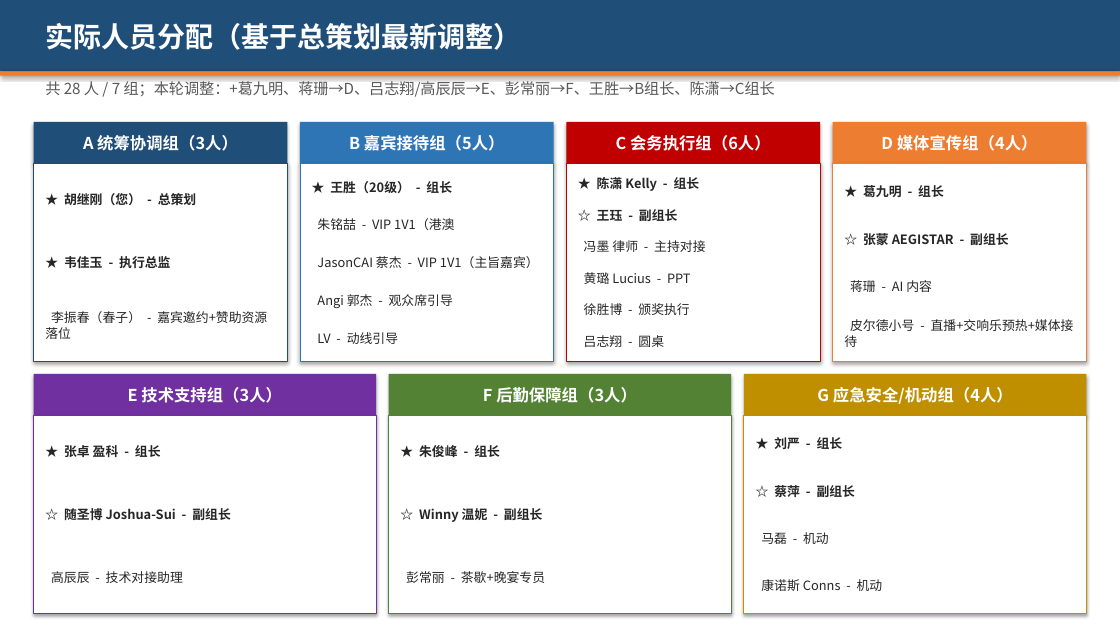
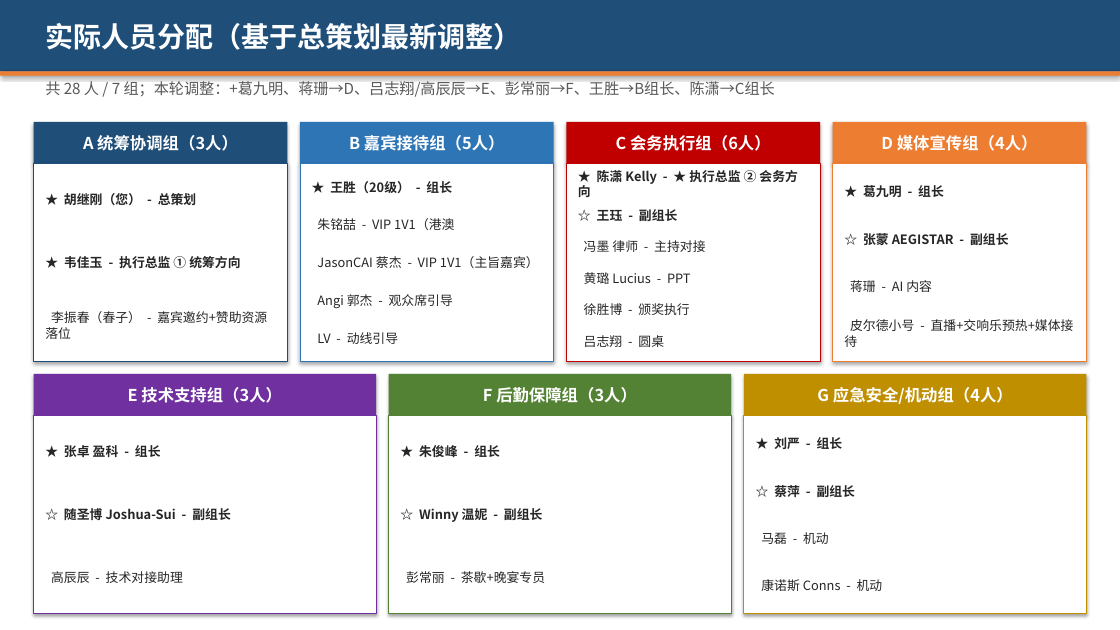
Before and after one commit to hujigang2010-maker/AIDEN, a slide deck: slide 13 of 2026峰会_志愿者分工方案.pptx. Drawn at 1120x630 pixels with LibreOffice and Linux fonts; fonts in the diff are those of the drawing. Boxes give left, top, right and bottom in pixels: in the first picture for what was removed or moved away, otherwise in the second. Text is boxed around its words. In the diff, an @@ line names an element or a change of style, - is before the commit and + after.

```diff
--- a/2026峰会_志愿者分工方案.pptx
+++ b/2026峰会_志愿者分工方案.pptx
@@ text at [578,170,798,197]: text changed @@
-★ 陈潇 Kelly - 组长
+★ 陈潇 Kelly - ★ 执行总监 ② 会务方向
@@ text at [64,256,240,268]: text changed @@
-★ 韦佳玉 - 执行总监
+★ 韦佳玉 - 执行总监 ① 统筹方向
```
Also in this commit, not shown: 4 other slides changed, 1 slide added, 2 other files.
